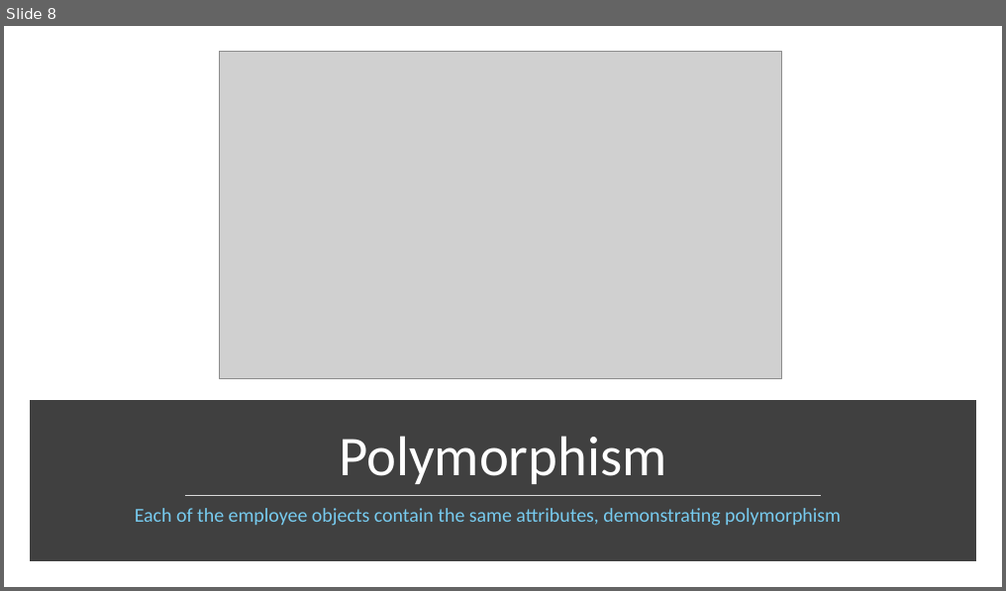
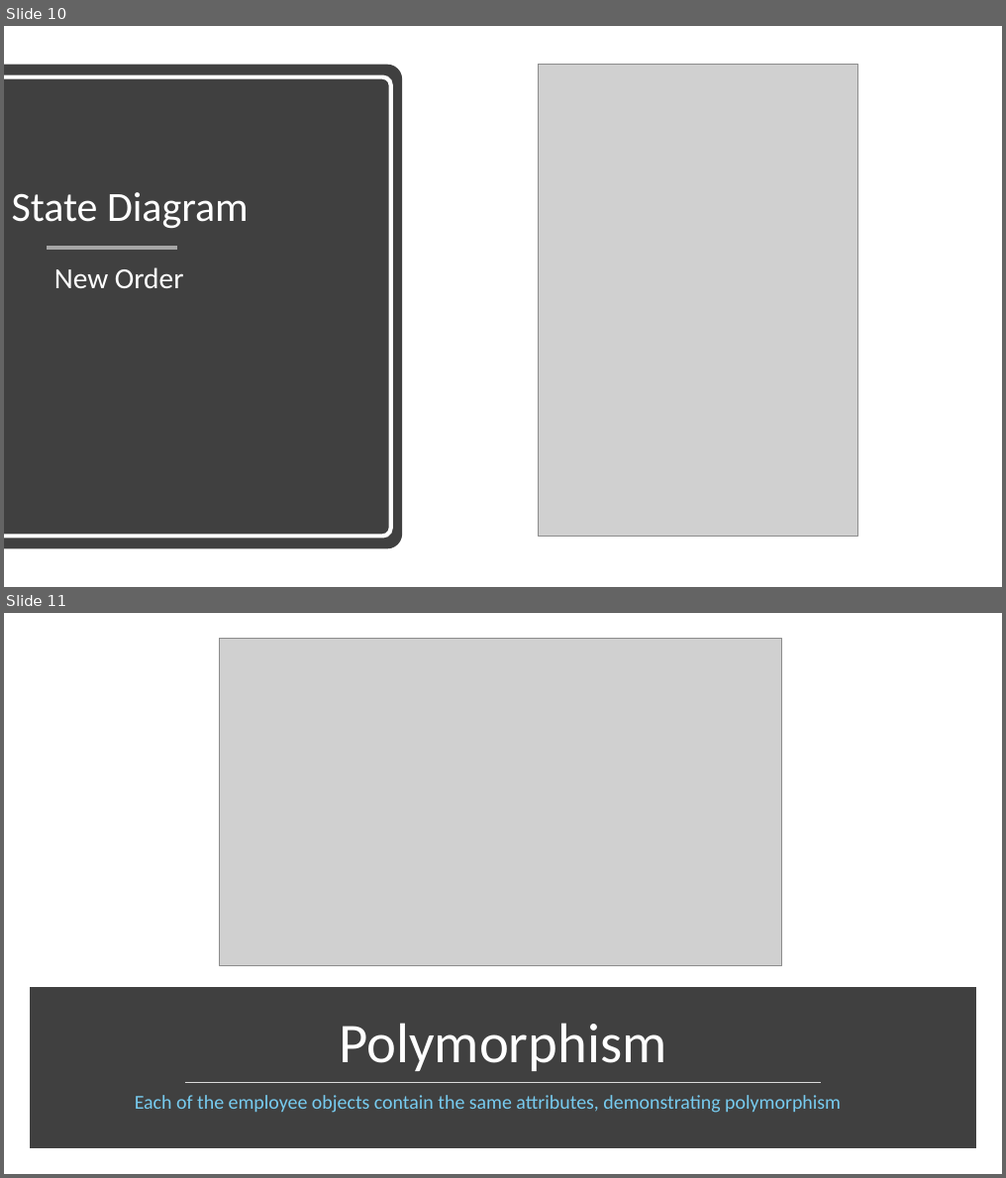
Before and after one commit to wd7792kd/ics370, a slide deck: Project Elaboration P3.pptx. Shown one above the other, each under a label of ours: slide 8 before the commit, slides 10 and 11 after it. The pictures are 1006x591 and 1006x1178 pixels, drawn with LibreOffice and Linux fonts; fonts in the diff are those of the drawing; grey boxes stand for pictures. Boxes give left, top, right and bottom in pixels: in the first picture for what was removed or moved away, otherwise in the second. Text is boxed around its words. In the diff, an @@ line names an element or a change of style, - is before the commit and + after.

```diff
--- a/Project Elaboration P3.pptx
+++ b/Project Elaboration P3.pptx
@@ slide 10 added at bbox=[4, 26, 1002, 587], background #FFFFFF @@
@@ round same rect added at bbox=[4, 65, 402, 550], fill #404040 @@
@@ round same rect added at bbox=[4, 77, 391, 536], outline #FFFFFF 4 pt @@
@@ picture added at bbox=[538, 65, 857, 537] @@
@@ title added at bbox=[12, 192, 249, 228], 40 pt, text #FFFFFF @@
+State Diagram
@@ line added from (47, 248) to (177, 248), #A6A6A6 4 pt @@
@@ text added at bbox=[54, 268, 184, 288], 28 pt, text #FFFFFF @@
+New Order
@@ what was slide 8 is now slide 11 @@
```
Also in this commit, not shown: 2 other slides added.
